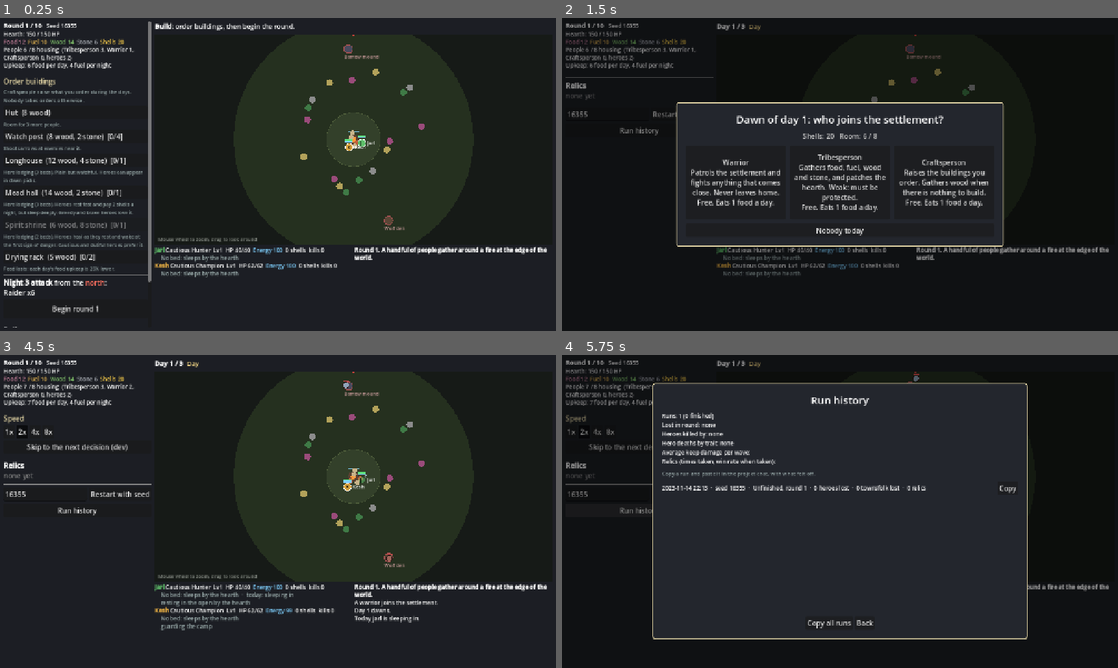
Above: before the commit, frames 1-4 (two rows, left to right).
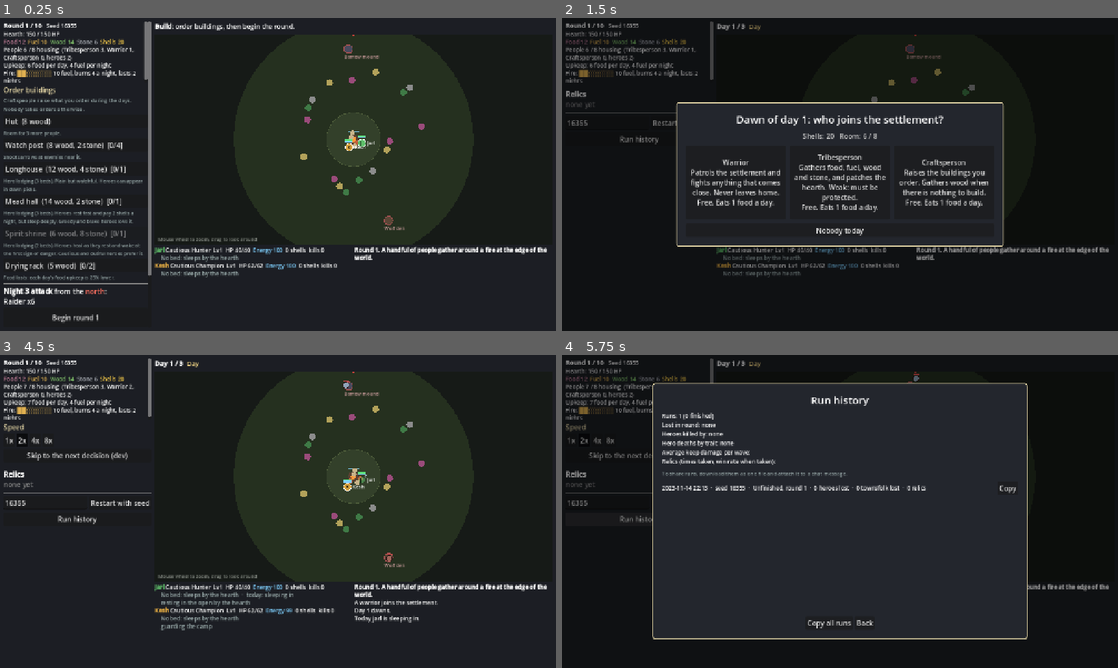
Above: after the commit, the same moments.

Repository: carltonbonks/YourEarthKeepsTurning-CityBuilder
Game: Godot game, scene res://game/main.tscn
Two runs of this game, one before a commit and one after it. Both use one fixed random seed, a clock stepped at 60 frames per second and the inputs below.
Inputs:
- Up to frame 1 (0.25 s): no input
- Up to frame 2 (1.5 s): click "Begin round 1" at 0.5 s; click "Run history" at 1.25 s
- Up to frame 3 (4.5 s): click "Restart with seed" at 2 s; click "Restart with seed" at 2.75 s; click "Restart with seed" at 3.5 s; click "Warrior Patrols the settlemen…" at 4.25 s
- Up to frame 4 (5.75 s): click "Run history" at 5 s

The runs differ from the first frame. In frame 1, 6.3% of the frame differs, in the area x 0-28%, y 1-99%; in frame 2, 0.9%; in frame 3, 1.9%; in frame 4, 1.3%.

Commit message:
Playtest tweaks: slower hero rest, harsher cold nights, hunger leavers in the night report, live fuel reserve, download all runs
Co-Authored-By: Claude Opus 5.5 (1M context) <noreply@anthropic.com>
Claude-Session: https://claude.ai/code/session_017dJN8hFv4SVricM8qYPxXb

Diff:
--- a/data/balance.json
+++ b/data/balance.json
@@ -23,7 +23,7 @@
 	"food_per_person_per_day": 1,
 	"fuel_per_night_base": 2,
 	"fuel_per_person_per_night": 0.25,
-	"cold_night_damage": 0.35,
+	"cold_night_damage": 0.4,
 	"wood_burns_as_fuel": true,
 	"folk_night_heal": 0.6,
 	"income_shells_per_round": 10,
@@ -63,7 +63,7 @@
 	"energy_drain": 1.6,
 	"energy_drain_wilds": 3.0,
 	"energy_per_attack": 2,
-	"energy_rest": 5,
+	"energy_rest": 4.75,
 	"energy_rest_rough": 0.5,
 	"energy_home_bonus": 1.25,
 	"energy_wake_at": 90,
--- a/game/main.gd
+++ b/game/main.gd
@@ -191,6 +191,7 @@
 		run.round_number, content.int_num("rounds_to_win"), run.run_seed, maxi(0, int(w.hearth_hp)), int(run.hearth_max_hp()),
 		"  ".join(stock), run.population(), run.housing(), ", ".join(folk), run.living_heroes().size(),
 		_food_per_day(), run.fuel_needed_tonight()]
+	_status.text += "\n" + _fuel_line()
 
 	var clock := ""
 	if run.phase == RunState.Phase.BUILD:
@@ -237,6 +238,21 @@
 		text += "[color=#666666]%s (fallen)[/color]\n" % hero.display_name
 	_heroes_label.text = text
 	_append_story()
+
+
+## Fuel in reserve against the nightly burn: one block per night it will last (up to 8).
+func _fuel_line() -> String:
+	var burn := run.fuel_needed_tonight()
+	var fuel: int = run.stock["fuel"]
+	if burn <= 0:
+		return "Fire: burns nothing tonight"
+	var nights := float(fuel) / burn
+	var color := "#e05050" if nights < 1.0 else ("#e0a050" if nights < 2.0 else "#e0b050")
+	var blocks := mini(8, int(nights))
+	var bar := "█".repeat(blocks) + "░".repeat(8 - blocks)
+	var spare_wood := "" if nights >= 1.0 or not content.balance.get("wood_burns_as_fuel", false) else ", then wood"
+	return "Fire: [color=%s]%s[/color] %d fuel, burns %d a night, lasts %s%s" % [color, bar, fuel, burn,
+		"%d nights" % int(nights) if nights >= 1.0 else "less than a night", spare_wood]
 
 
 func _food_per_day() -> int:
@@ -308,15 +324,21 @@
 	if n.is_empty():
 		return
 	var deaths: Array = n["deaths"]
+	var left: Array = n.get("left", [])
 	var text := "Night %d: raiders %d, enemies killed %d, hearth damage %d. " % [
 		n["night"], n["raiders"], n["kills"], n["hearth_damage"]]
-	text += "Lost: %s." % ", ".join(deaths) if not deaths.is_empty() else "Nobody was lost."
+	var lost := PackedStringArray()
+	for name: String in deaths:
+		lost.append("%s (killed)" % name)
+	for name: String in left:
+		lost.append("%s (left hungry)" % name)
+	text += "Lost: %s." % ", ".join(lost) if not lost.is_empty() else "Nobody was lost."
 	var label := Label.new()
 	label.text = text
 	label.autowrap_mode = TextServer.AUTOWRAP_WORD
 	label.custom_minimum_size.x = 600
 	label.horizontal_alignment = HORIZONTAL_ALIGNMENT_CENTER
-	label.add_theme_color_override("font_color", Color("#e0a050") if not deaths.is_empty() else Color("#a8c8a0"))
+	label.add_theme_color_override("font_color", Color("#e0a050") if not lost.is_empty() else Color("#a8c8a0"))
 	_overlay_box.add_child(label)
 
 
@@ -376,7 +398,7 @@
 	stats.add_theme_font_size_override("font_size", 13)
 	_overlay_box.add_child(stats)
 	var hint := Label.new()
-	hint.text = "Copy a run and paste it in the project chat, with what felt off."
+	hint.text = "To share runs, download them as one file and attach it to a chat message."
 	hint.add_theme_font_size_override("font_size", 12)
 	hint.add_theme_color_override("font_color", Color("#9aa"))
 	_overlay_box.add_child(hint)
@@ -418,6 +440,14 @@
 			DisplayServer.clipboard_set(JSON.stringify(runs.map(RunHistory.compact)))
 			copy_all.text = "Copied!")
 		buttons.add_child(copy_all)
+		if OS.has_feature("web"):
+			var download_all := Button.new()
+			download_all.text = "Download all runs (one file)"
+			download_all.tooltip_text = "Saves every run as one file. Attach that file to a chat message to share it."
+			download_all.pressed.connect(func() -> void:
+				JavaScriptBridge.download_buffer(JSON.stringify(runs.map(RunHistory.compact)).to_utf8_buffer(),
+					"runs-%s.json" % Time.get_date_string_from_system(), "application/json"))
+			buttons.add_child(download_all)
 	var close := Button.new()
 	close.text = "Back"
 	close.pressed.connect(func() -> void:
@@ -490,7 +520,7 @@
 	left.add_theme_constant_override("separation", 6)
 	left_scroll.add_child(left)
 
-	_status = _rich(left, 120)
+	_status = _rich(left, 140)
 	_status.add_theme_font_size_override("normal_font_size", 13)
 	_status.add_theme_font_size_override("bold_font_size", 14)
 
--- a/project.godot
+++ b/project.godot
@@ -12,7 +12,7 @@
 
 config/name="Your Earth Keeps Turning"
 config/description="City-builder roguelite prototype."
-config/version="0.3.0"
+config/version="0.3.1"
 run/main_scene="res://game/main.tscn"
 config/features=PackedStringArray("4.7", "GL Compatibility")
 
--- a/sim/run_state.gd
+++ b/sim/run_state.gd
@@ -39,7 +39,8 @@
 ## 1: one wave per round. 2: days, dawn picks, townsfolk, dens.
 ## 3: small raids on early nights, a report per night ("nights").
 ## 4: hero energy, lodgings, whims and items ("whims", "loot", "sales", "hero_spending"; hero items).
-const RECORD_FORMAT := 4
+## 5: each night's report also lists who walked away hungry ("left").
+const RECORD_FORMAT := 5
 var record_rounds: Array[Dictionary] = []
 var _round_entry := {}
 
@@ -234,6 +235,7 @@
 	if not world.folk.is_empty():
 		var leaver: Unit = world.folk[SeededRng.stream(run_seed, "hunger", round_number * 10 + world.day_index()).randi_range(0, world.folk.size() - 1)]
 		world.folk.erase(leaver)
+		world.night_report["left"].append(leaver.display_name)
 		_round_entry["left_hungry"] = int(_round_entry.get("left_hungry", 0)) + 1
 		tell("Hunger: a %s walks away into the wilds." % leaver.display_name.to_lower())
 
--- a/sim/world.gd
+++ b/sim/world.gd
@@ -49,7 +49,7 @@
 ## Facts for this round's record.
 var deaths: Array[Dictionary] = []
 var wave_stats := {}
-## What happened since the last dawn pick: {raiders, kills, hearth_damage, deaths: [names]}.
+## What happened since the last dawn pick: {raiders, kills, hearth_damage, deaths: [names], left: [names]}.
 ## RunState reads it at each dawn and at the end of the round.
 var night_report := {}
 ## Enemies chasing a fleeing worker (seen last tick); warriors answer the call.
@@ -115,7 +115,7 @@
 
 
 func reset_night_report() -> void:
-	night_report = {"raiders": 0, "kills": 0, "hearth_damage": 0.0, "deaths": []}
+	night_report = {"raiders": 0, "kills": 0, "hearth_damage": 0.0, "deaths": [], "left": []}
 
 
 ## Decides (reproducibly) which sides this round's wave comes from, so it can be warned of.
--- a/tests/test_heroes.gd
+++ b/tests/test_heroes.gd
@@ -231,7 +231,7 @@
 	var run := _run(4821)
 	AutoPlayer.new().play_run(run)
 	var record := run.to_record()
-	check_eq(record["format"], 4, "record format 4")
+	check(int(record["format"]) >= 4, "record format 4 or later")
 	var whims := 0
 	for rd: Dictionary in record["rounds"]:
 		check(rd.has("loot") and rd.has("sales") and rd.has("hero_spending"), "round %d has loot fields" % rd["round"])
--- a/tests/test_run.gd
+++ b/tests/test_run.gd
@@ -248,3 +248,13 @@
 	var nights: Array = run._round_entry["nights"]
 	check_eq(nights.size(), 3, "one report per night")
 	check_eq(nights[2]["night"], 3, "last report is night 3")
+
+
+func test_hungry_leavers_show_in_the_night_report() -> void:
+	var run := _run()
+	run.begin_round()
+	run.choose_pick(-1)
+	run.stock["food"] = 0
+	run.world.reset_night_report()
+	run.daily_upkeep()
+	check_eq(run.world.night_report["left"].size(), 1, "someone who walks away hungry is in the report")
Not shown, changed: tools/export_csv.py
